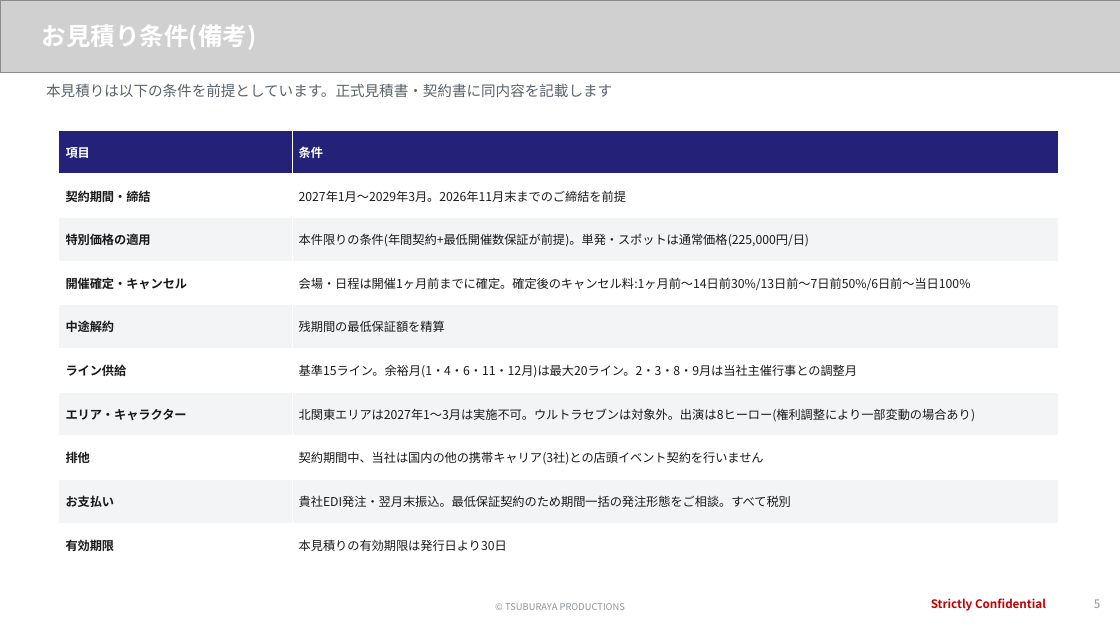
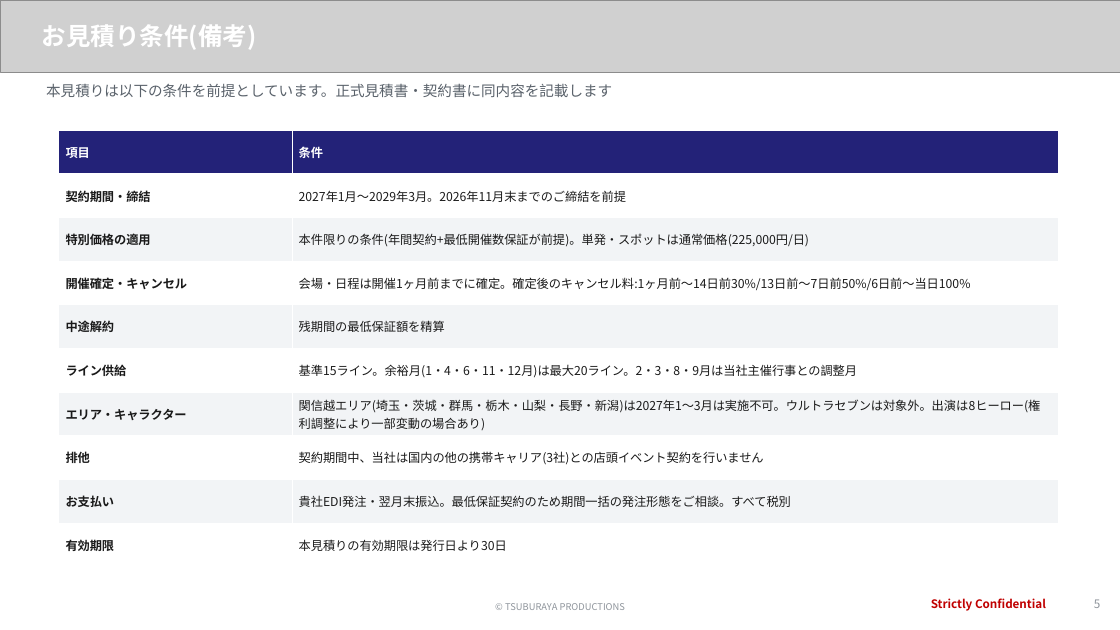
Before and after one commit to hayatoshintani-spe/kessho-lens, a slide deck: slide 5 of docs/proposals/softbank-ultraman-caravan/SB様提示用_お見積り_最低保証プラン.pptx. Drawn at 1120x630 pixels with LibreOffice and Linux fonts; fonts in the diff are those of the drawing; grey boxes stand for pictures. Boxes give left, top, right and bottom in pixels: in the first picture for what was removed or moved away, otherwise in the second. Text is boxed around its words. In the diff, an @@ line names an element or a change of style, - is before the commit and + after.

```diff
--- a/docs/proposals/softbank-ultraman-caravan/SB様提示用_お見積り_最低保証プラン.pptx
+++ b/docs/proposals/softbank-ultraman-caravan/SB様提示用_お見積り_最低保証プラン.pptx
@@ table at (x1=59, y1=130, x2=1059, y2=567) @@
-row 7, column 2: 北関東エリアは2027年1〜3月は実施不可。ウルトラセブンは対象外。出演は8ヒーロー(権利調整により一部変動の場合あり)
+row 7, column 2: 関信越エリア(埼玉・茨城・群馬・栃木・山梨・長野・新潟)は2027年1〜3月は実施不可。ウルトラセブンは対象外。出演は8ヒーロー(権利調整により一部変動の場合あり)
```
Also in this commit, not shown: 12 other files.
